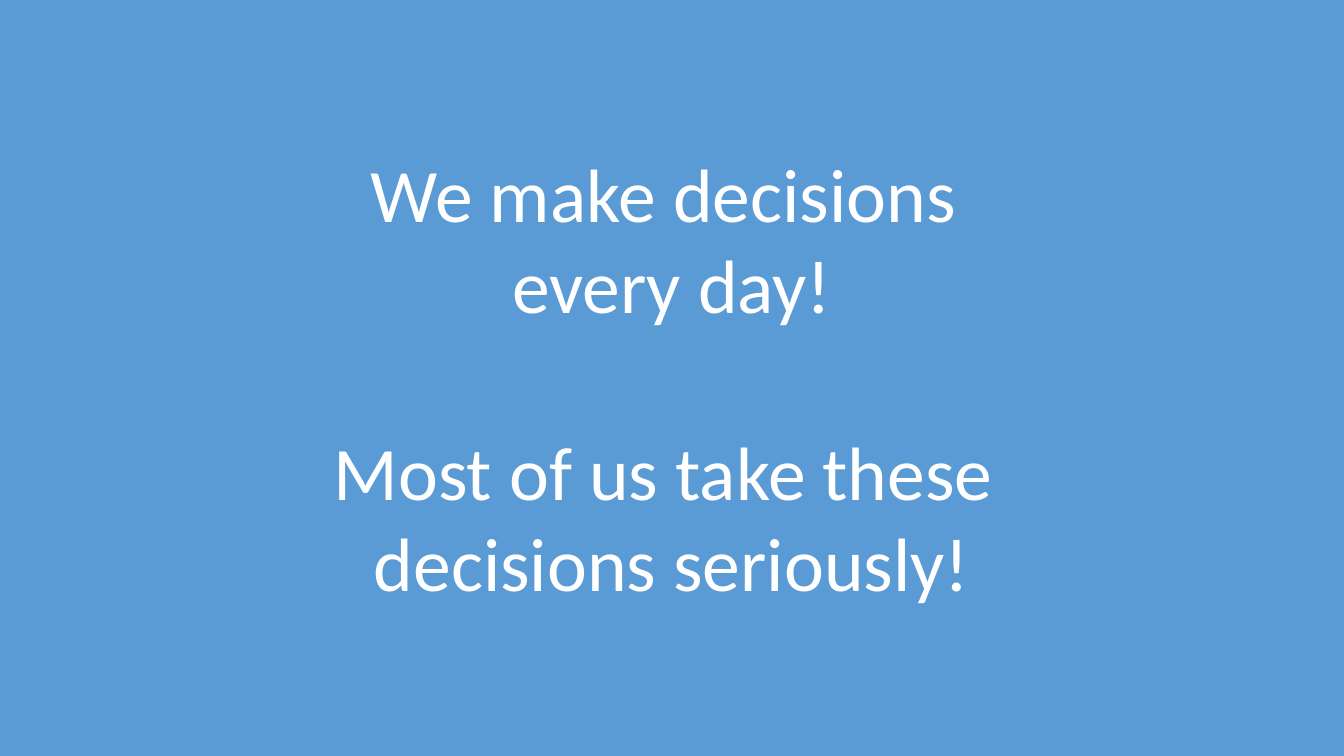
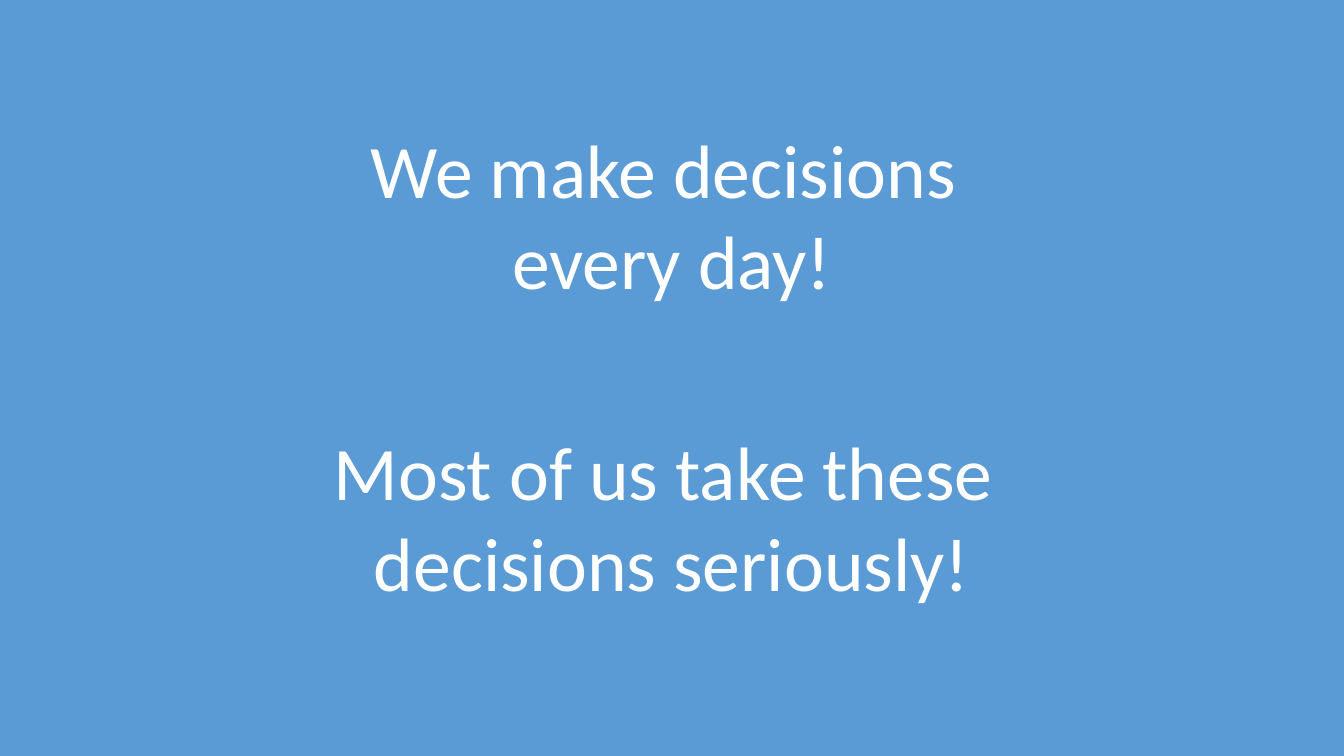
Before and after one commit to davidaayers/adr-talk-ignite, a slide deck: slide 2 of recording-architectural-decisions-ignite.pptx. Drawn at 1344x756 pixels with LibreOffice and Linux fonts; fonts in the diff are those of the drawing. Boxes give left, top, right and bottom in pixels: in the first picture for what was removed or moved away, otherwise in the second. Text is boxed around its words. In the diff, an @@ line names an element or a change of style, - is before the commit and + after.

```diff
--- a/recording-architectural-decisions-ignite.pptx
+++ b/recording-architectural-decisions-ignite.pptx
@@ text "We make decisions": place and size @@
-text "We make decisions" at [371,169,955,325]
+text "We make decisions" at [371,145,955,301]
```
Also in this commit, not shown: 3 other slides changed, 1 slide removed, 2 other files.
